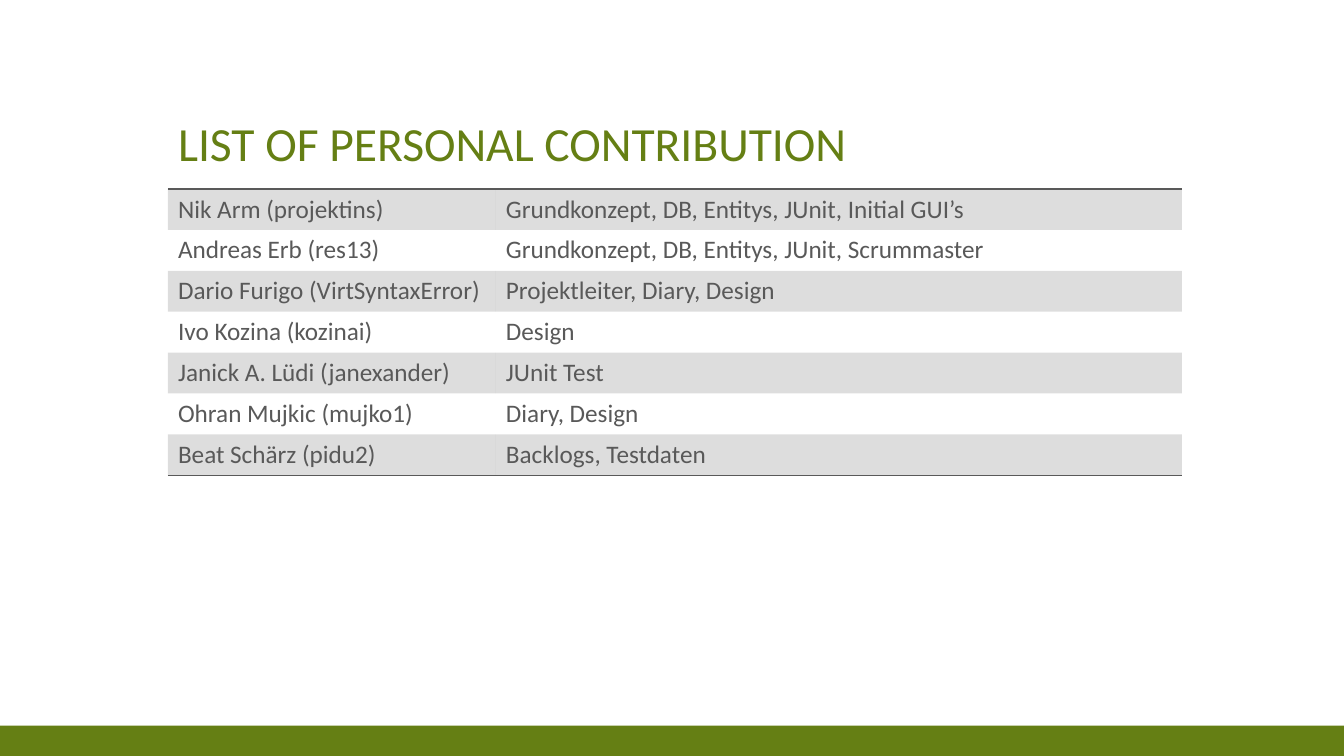
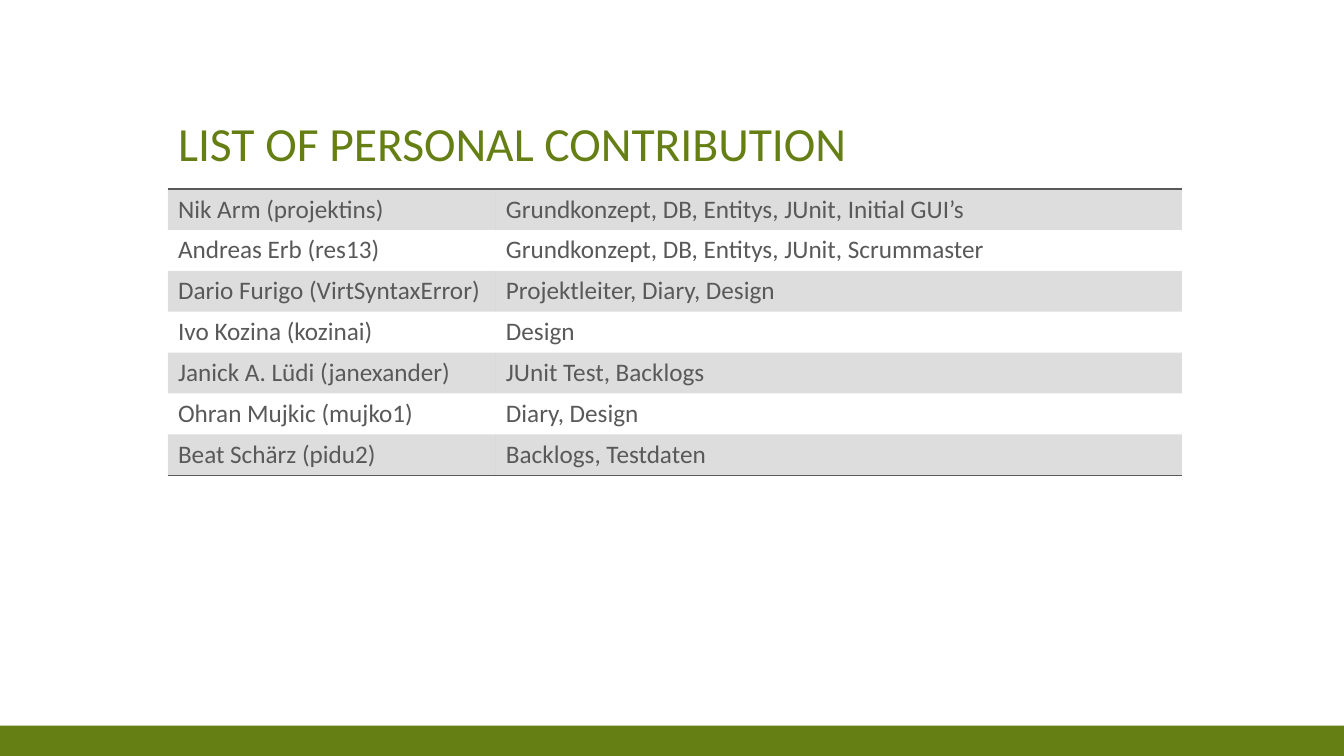
Before and after one commit to res13/ch.bfh.bti7081.s2018.white, a slide deck: slide 6 of doc/task09/FinalPresentation.pptx. Drawn at 1344x756 pixels with LibreOffice and Linux fonts; fonts in the diff are those of the drawing. Boxes give left, top, right and bottom in pixels: in the first picture for what was removed or moved away, otherwise in the second. Text is boxed around its words. In the diff, an @@ line names an element or a change of style, - is before the commit and + after.

```diff
--- a/doc/task09/FinalPresentation.pptx
+++ b/doc/task09/FinalPresentation.pptx
@@ table at (x1=168, y1=190, x2=1183, y2=476) @@
-row 5, column 2: JUnit Test
+row 5, column 2: JUnit Test, Backlogs
```
Also in this commit, not shown: 2 other slides changed.
